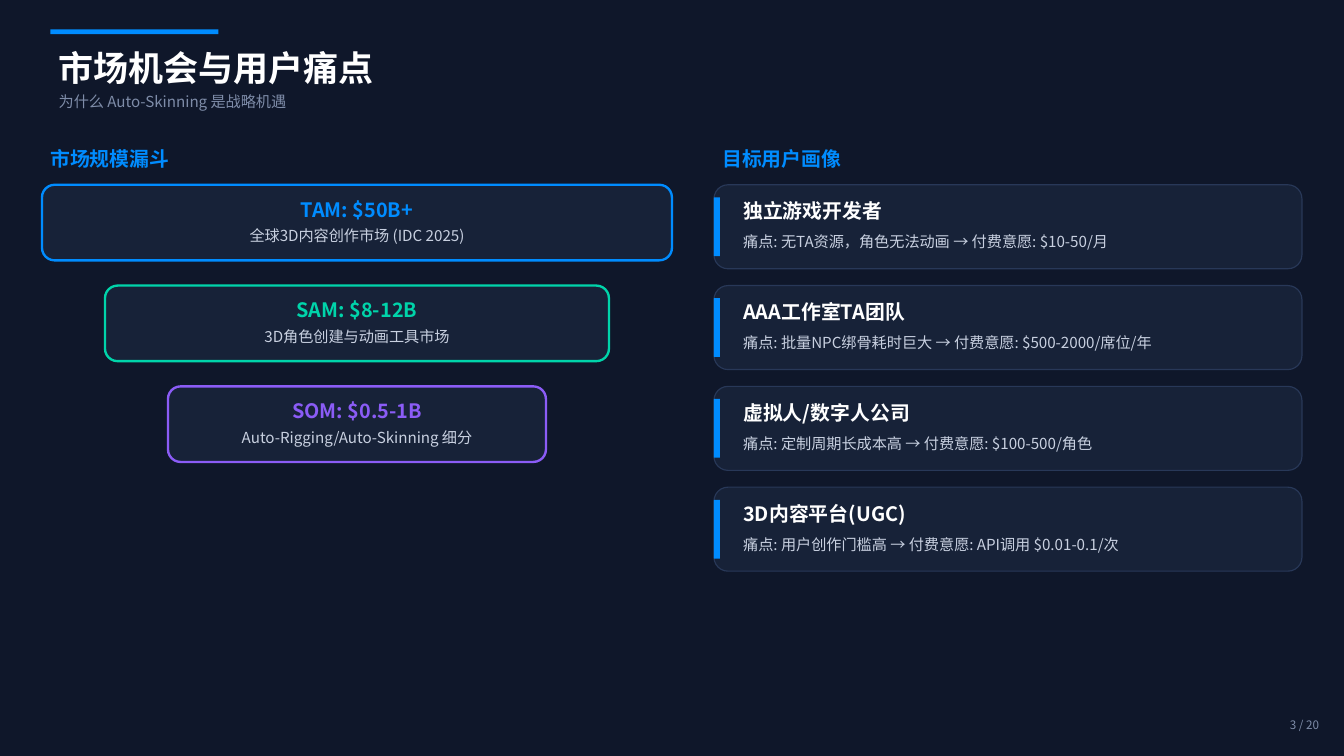
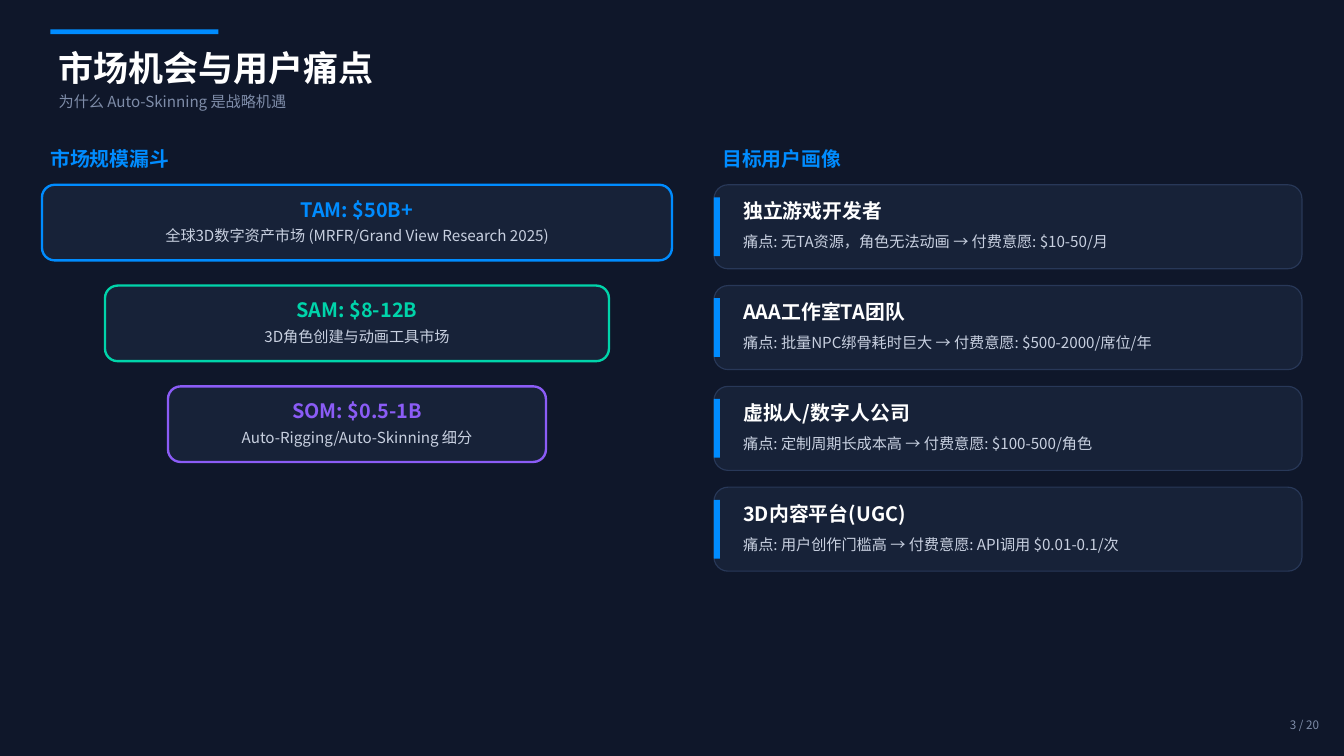
Before and after one commit to xhyha/insight, a slide deck: slide 3 of neural_autoskinning_insight_2026.pptx. Drawn at 1344x756 pixels with LibreOffice and Linux fonts; fonts in the diff are those of the drawing. Boxes give left, top, right and bottom in pixels: in the first picture for what was removed or moved away, otherwise in the second. Text is boxed around its words. In the diff, an @@ line names an element or a change of style, - is before the commit and + after.

```diff
--- a/neural_autoskinning_insight_2026.pptx
+++ b/neural_autoskinning_insight_2026.pptx
@@ text at (165,228,549,244): text changed @@
-全球3D内容创作市场 (IDC 2025)
+全球3D数字资产市场 (MRFR/Grand View Research 2025)
```
Also in this commit, not shown: 10 other slides changed.
